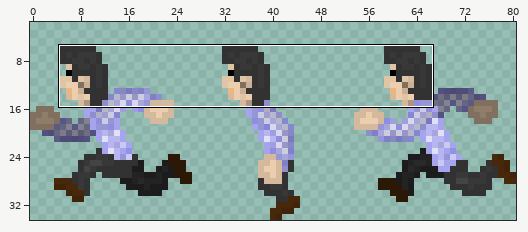
Sprite sheet -- Assets/Graphics/People/Player/playerRun.png. The picture above shows the old version from afar; the outline marks the close-up.
Close-up. Earlier state:
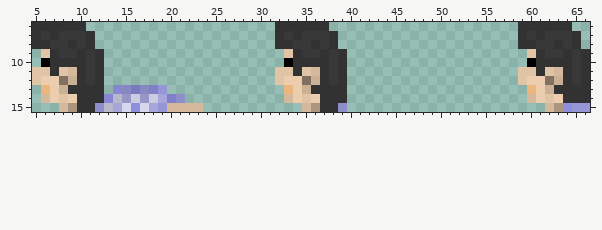
The file is 81x29 pixels. Colours within 5 levels of each other are drawn and written as one. Shown: x 5..66, y 6..15. The old version is drawn lined up with the new one, on the new canvas. The wide view leaves out empty margins.
New version:
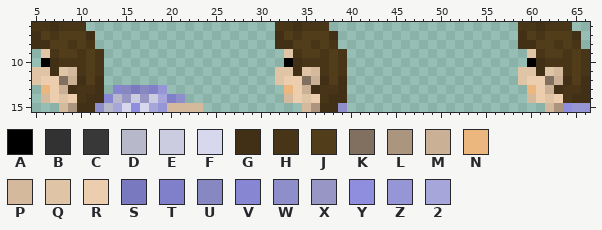
Palette (. is transparent): A #000000  B #323232  C #383838  D #b8b8cb  E #cccce1  F #d7d7ed  G #413016  H #483518  J #523d1b  K #81705f  L #ac957f  M #cab095  N #ecb67f  P #d4b99d  Q #e0c4a6  R #ecceaf  S #7979bf  T #807fc9  U #8787c1  V #8786d3  W #8e8ecb  X #9796c5  Y #8e8dde  Z #9696d6  2 #a7a6da
Edits made:
canvas 81x29 -> 81x35, the old top-left corner now at 0,6
@@ x 5..66 @@
- 6 BBBBBB.....................BBBBBB.....................BBBBBB..
- 7 BCBCCCB....................BCBCCCB....................BCBCCCB.
- 8 BBCCBCB....................BBCCBCB....................BBCCBCB.
- 9 .QBCCBCB....................QBCCBCB....................QBCCBCB
-10 .ABBBBCB....................ABBBBCB....................ABBBBCB
-11 QQBQPBCB...................QQBQPBCB...................QQBQPBCB
-12 QRRKMBCB...................QRRKMBCB...................QRRKMBCB
-13 .NRMBBBB.VUSUTZ.............NRMBBBB....................NRMBBBB
-14 .PRQRBBBVDXEXE2TW...........PRQRBBB....................PRQRBBB
-15 ...PLBBWD2FYF2ZPPPP...........PLBBW......................PLYZZ
+ 6 HHGHHH.....................HHGHHH.....................HHGHHH..
+ 7 GJHJJJG....................GJHJJJG....................GJHJJJG.
+ 8 GGJJHJH....................GGJJHJH....................GGJJHJH.
+ 9 .QHJJHJH....................QHJJHJH....................QHJJHJH
+10 .AGHHHJH....................AGHHHJH....................AGHHHJH
+11 QQGQPHJH...................QQGQPHJH...................QQGQPHJH
+12 QRRKMGJG...................QRRKMGJG...................QRRKMGJG
+13 .NRMGHHG.VUSUTZ.............NRMGHHG....................NRMGHHG
+14 .PRQRHGGVDXEXE2TW...........PRQRHGG....................PRQRHGG
+15 ...PLGGWD2FYF2ZPPPP...........PLGGW......................PLYZZ
